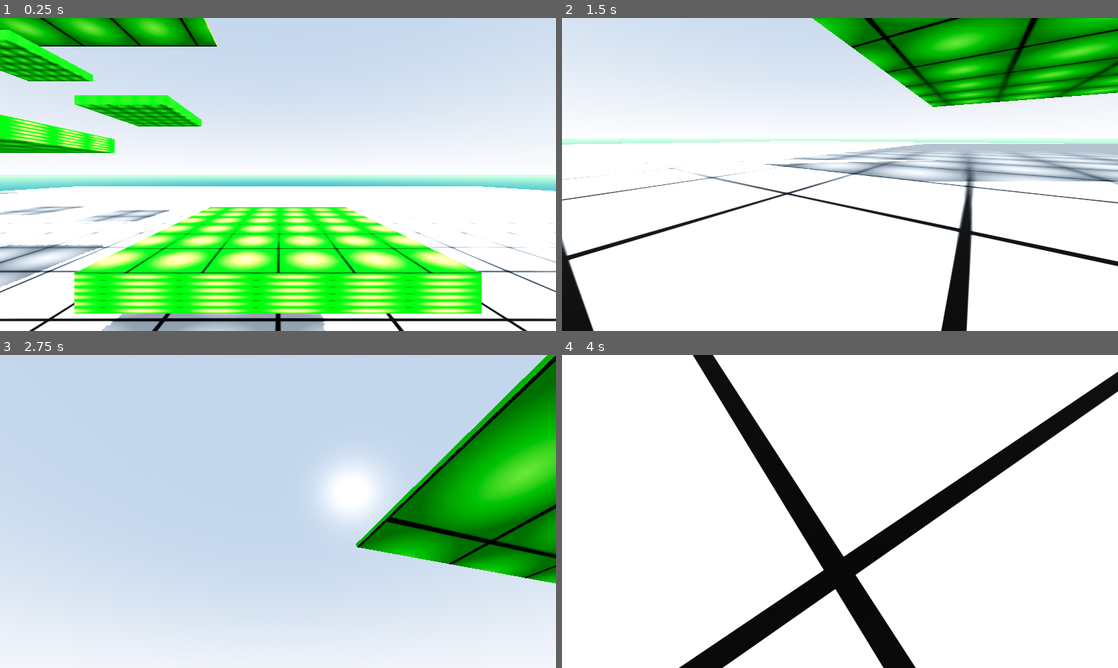
Above: before the commit, frames 1-4 (two rows, left to right).
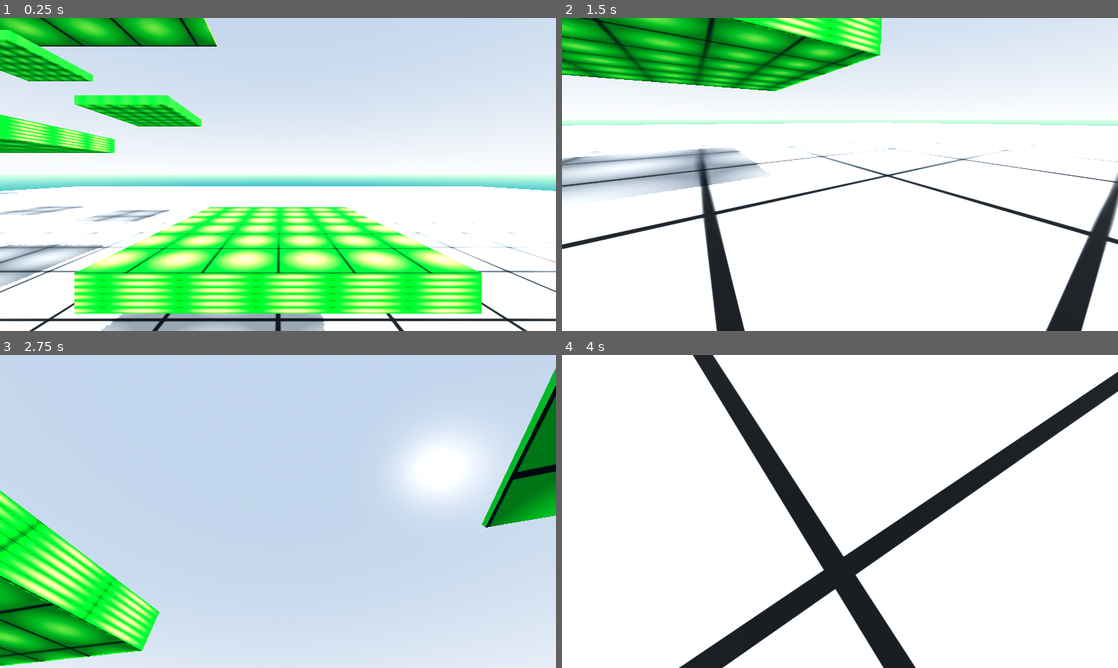
Above: after the commit, the same moments.

Repository: badfetus/depths
Game: Godot game, scene res://world.tscn
Same seed, same stepped clock (60 frames per second), same inputs: the game is played once before the commit and once after it.
Inputs (mouse positions are in pixels of both pictures, inside the frame that each line leads up to):
- Up to frame 1 (0.25 s): no input
- Up to frame 2 (1.5 s): move the mouse to (867, 174) at 0.52 s; hold P (sensup, bound only after the commit) from 0.53 s (still down); move the mouse to (812, 174) at 1.27 s
- Up to frame 3 (2.75 s): keep holding P (sensup, bound only after the commit); tap Enter at 2 s; move the mouse to (289, 505) at 2.02 s
- Up to frame 4 (4 s): keep holding P (sensup, bound only after the commit); tap R (Restart) at 2.75 s; move the mouse to (834, 517) at 2.77 s; move the mouse to (878, 514) at 3.52 s

The runs differ from the first frame. In frame 1, 22% of the frame differs, in the area x 0-100%, y 0-100%; in frame 2, 42%; in frame 3, 26%; in frame 4, 10%.

Commit message:
first build

Diff:
--- a/camera.gd
+++ b/camera.gd
@@ -4,6 +4,9 @@
 var minLookAngle : float = -90.0
 var maxLookAngle : float = 90.0
 var lookSensitivity : float = 200.0
+
+var minSensitivity = 20
+var maxSensitivity = 2000
 
 func _input(event: InputEvent) -> void:
 	if event is InputEventMouseMotion:
@@ -14,3 +17,11 @@
 	rotation_degrees.x = clamp(rotation_degrees.x, minLookAngle, maxLookAngle)
 	rotation_degrees.y -= mouseDelta.x * lookSensitivity * delta
 	mouseDelta = Vector2()
+
+	if Input.is_action_just_pressed("sensup"):
+		lookSensitivity *= 1.25
+	if Input.is_action_just_pressed("sensdown"):
+		lookSensitivity *= 0.8
+
+	lookSensitivity = min(maxSensitivity, lookSensitivity)
+	lookSensitivity = max(minSensitivity, lookSensitivity)
--- /dev/null
+++ b/global.gd
@@ -0,0 +1,35 @@
+extends Node
+
+var times = [float(200000), float(200000), float(200000), float(200000)]
+
+func saveData():
+	var save_game = FileAccess.open("user://depth_perception.save", FileAccess.WRITE)
+	var dict = {
+		"times" : times,
+	}
+	var json_string = JSON.stringify(dict)
+	print(json_string)
+	save_game.store_line(json_string)
+
+
+# Called when the node enters the scene tree for the first time.
+func _ready():
+	if not FileAccess.file_exists("user://depth_perception.save"):
+		saveData()
+		return # No save file
+
+	var save_game = FileAccess.open("user://depth_perception.save", FileAccess.READ)
+	var json_string = save_game.get_line()
+	var json = JSON.new()
+	var parse_result = json.parse(json_string)
+	if not parse_result == OK: #parse error
+		saveData()
+		return
+
+	var dict : Dictionary = json.get_data()
+	if(dict.has("times")):
+		times = dict.get("times")
+		return
+	else: #savefile missing data
+		saveData()
+		return
--- a/project.godot
+++ b/project.godot
@@ -14,6 +14,10 @@
 run/main_scene="uid://jqty0w8m78fg"
 config/features=PackedStringArray("4.4", "GL Compatibility")
 config/icon="res://icon.svg"
+
+[autoload]
+
+Global="*res://global.gd"
 
 [display]
 
@@ -42,6 +46,16 @@
 "events": [Object(InputEventKey,"resource_local_to_scene":false,"resource_name":"","device":-1,"window_id":0,"alt_press …(192 unchanged characters)…
 ]
 }
+sensup={
+"deadzone": 0.2,
+"events": [Object(InputEventKey,"resource_local_to_scene":false,"resource_name":"","device":-1,"window_id":0,"alt_pressed":false,"shift_pressed":false,"ctrl_pressed":false,"meta_pressed":false,"pressed":false,"keycode":0,"physical_keycode":80,"key_label":0,"unicode":112,"location":0,"echo":false,"script":null)
+]
+}
+sensdown={
+"deadzone": 0.2,
+"events": [Object(InputEventKey,"resource_local_to_scene":false,"resource_name":"","device":-1,"window_id":0,"alt_pressed":false,"shift_pressed":false,"ctrl_pressed":false,"meta_pressed":false,"pressed":false,"keycode":0,"physical_keycode":79,"key_label":0,"unicode":111,"location":0,"echo":false,"script":null)
+]
+}
 
 [rendering]
 
--- a/world.tscn
+++ b/world.tscn
@@ -34,7 +34,7 @@
 background_energy_multiplier = 1.5
 sky = SubResource("Sky_f3sb7")
 ambient_light_energy = 16.0
-reflected_light_source = 1
+reflected_light_source = 2
 tonemap_mode = 3
 
 [sub_resource type="PhysicsMaterial" id="PhysicsMaterial_fj7yv"]
Not shown, added: export_presets.cfg
Not shown, added: global.gd.uid
